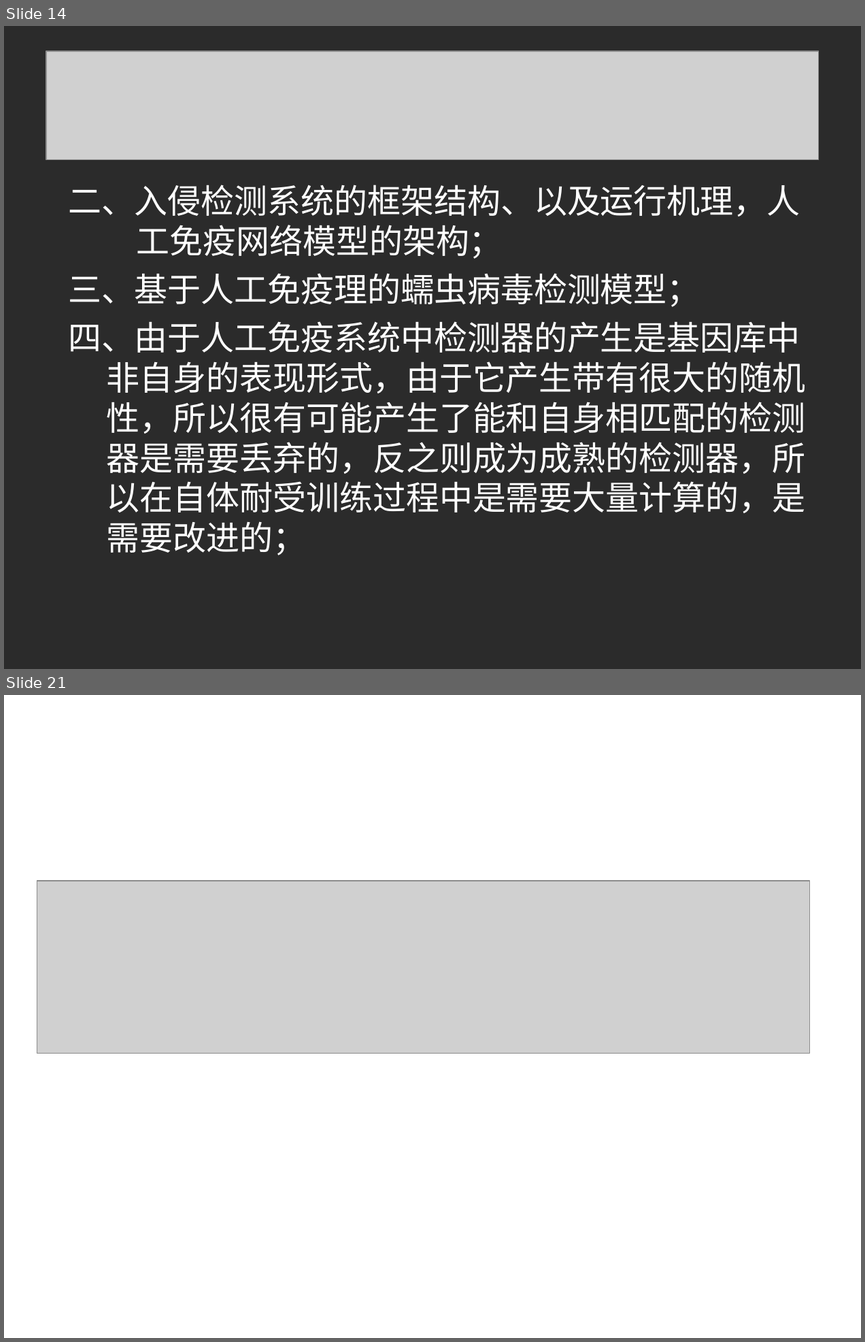
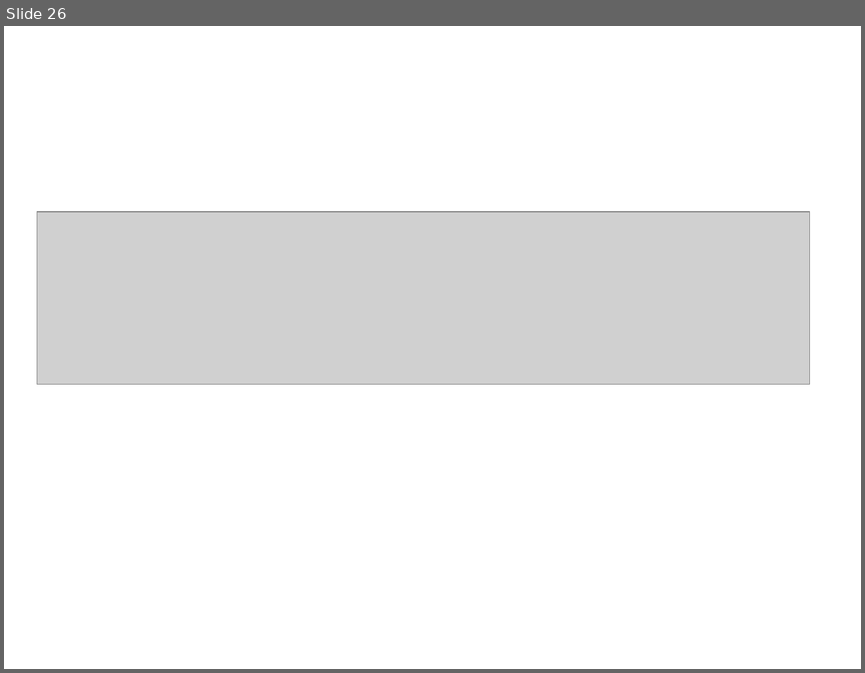
Before and after one commit to linuxsky/sip-alg, a slide deck: design-documents/SIP-ALG解决方案答辩.ppt. Shown one above the other, each under a label of ours: slides 14 and 21 before the commit, slide 26 after it; the slides between them are not shown. The pictures are 865x1342 and 865x673 pixels, drawn with LibreOffice and Linux fonts; fonts in the diff are those of the drawing; grey boxes stand for pictures; background and template pictures are left out; a plain dark background stands for a picture behind light text. Boxes give left, top, right and bottom in pixels: in the first picture for what was removed or moved away, otherwise in the second. Text is boxed around its words. In the diff, an @@ line names an element or a change of style, - is before the commit and + after.

```diff
--- a/design-documents/SIP-ALG解决方案答辩.ppt
+++ b/design-documents/SIP-ALG解决方案答辩.ppt
@@ slide 14 removed at <box>4,26,861,669</box>, background picture (left out) @@
@@ picture removed at <box>46,51,818,160</box> @@
@@ text removed at <box>68,184,806,555</box> @@
-二、入侵检测系统的框架结构、以及运行机理，人 工免疫网络模型的架构；
-三、基于人工免疫理的蠕虫病毒检测模型；
-四、由于人工免疫系统中检测器的产生是基因库中非自身的表现形式，由于它产生带有很大的随机性，所以很有可能产生了能和自身相匹配的检测器是需要丢弃的，反之则成为成熟的检测器，所以在自体耐受训练过程中是需要大量计算的，是需要改进的；
@@ what was slide 21 is now slide 26 @@
```
Also in this commit, not shown: 2 slides changed, 24 slides added, 17 other slides removed.
